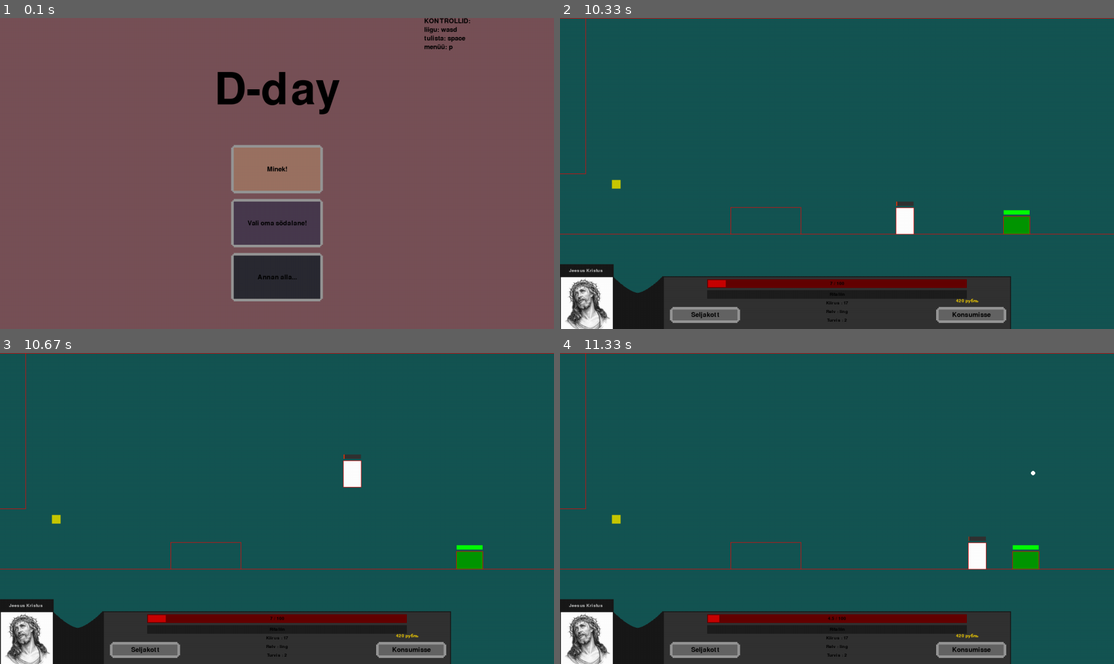
Above: before the commit, frames 1-4 (two rows, left to right).
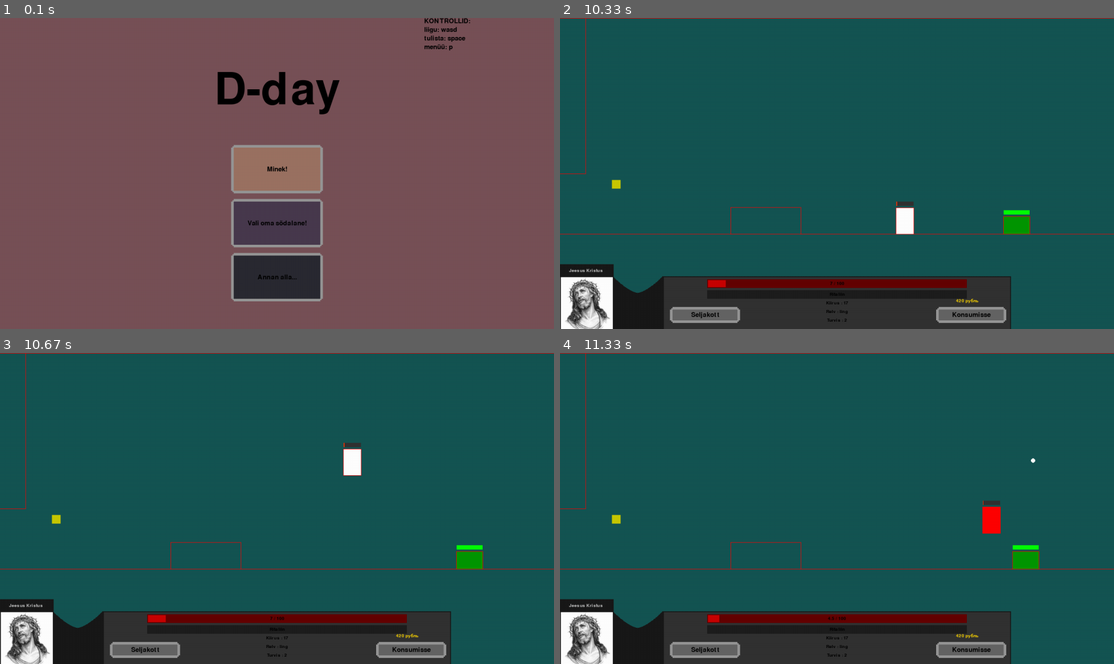
Above: after the commit, the same moments.

Repository: KarupoegPuhh/2020-projekt
Game: pygame game, started from MAIN.py
Two runs of this game, one before a commit and one after it. Both use one fixed random seed, a clock stepped at 60 frames per second and the inputs below.
Inputs (mouse positions are in pixels of both pictures, inside the frame that each line leads up to):
- Up to frame 1 (0.1 s): no input
- Up to frame 2 (10.33 s): click (814, 185) at 0.88 s; tap Space at 1.17, 9.47, 9.77, 9.97, 10.27 s; click "Seljakott" at 1.55 s; click "Viigipüksid" at 1.88 s; click "Viigipüksid" at 2.22 s; click "Ling" at 2.55 s; click (665, 245) at 2.88 s; click (903, 201) at 3.22 s; click "Sandaalid" at 4.05 s; click (1047, 291) at 4.38 s; click "Viigipüksid" at 5.28 s; click (1036, 148) at 5.62 s; click "Sandaalid" at 6.28 s; click (704, 226) at 6.62 s; click "Ling" at 7.38 s; click (715, 114) at 7.72 s; click "Jätkan!" at 9.12 s; hold A 9.4-9.87 s; hold D from 9.9 s (still down)
- Up to frame 3 (10.67 s): release D at 10.37 s; hold W from 10.4 s (still down); tap Space at 10.47 s
- Up to frame 4 (11.33 s): release W at 10.7 s; hold D 10.73-11.2 s; tap Space at 10.8, 11.1, 11.3 s; hold A from 11.23 s (still down)

Frames 1-2 are identical in both runs. In frame 3, 0.3% of the frame differs, in the area x 61-66%, y 28-44%; in frame 4, 0.7%, in the area x 73-86%, y 33-70%.

Commit message:
Hennoste fixid

Diff:
--- a/player.py
+++ b/player.py
@@ -10,14 +10,15 @@
         self.värv = Player.kangelane_värv
         self.vaatab = 1
         self.hitbox = (self.x-1, self.y-1, self.laius+2, self.pikkus+2)
-        self.jump = False
-        self.kukub = True
+        #self.jump = False
+        #self.kukub = True
         self.m = 1
         self.vel = 10
         self.velx = 0
         self.vely = 0
         self.põrandal = False
-        self.initial_vh = 10
+        self.laes = False
+        self.initial_vh = 10.5
         self.vh = 0 #hüppe vel
         self.health = 7
         self.max_health = 100
@@ -37,7 +38,6 @@
     def hit(self, vastane):
         if self.health > 0:
             self.health = round(self.health - vastane.dmg / self.armor, 2)
-            self.x -= 20
         if self.health <= 0:
             self.elus = False
 
@@ -65,18 +65,19 @@
     def põrkub(self, vastane, dt):
         #kui vastane (s) läheb sulle (t) pihta saad knockback ja kaotad elud
         if self.kb == 0 and self.y + self.pikkus > vastane.y and vastane.y + vastane.pikkus > self.y: #knockbacki ajal surematu
-            if self.x+self.laius+(self.vel*dt) >= vastane.x and self.x+self.laius < vastane.x + vastane.laius/2:
+            if self.x+self.laius >= vastane.x and self.x+self.laius < vastane.x + vastane.laius/2:
                 self.kb = 1
+                self.vh = self.initial_vh
+                self.värv = (255, 0, 0)
                 self.kontr = False
                 self.hit(vastane)
                 valu.play()
-                return vastane.vel
-            elif self.x <= vastane.x+vastane.laius+(self.vel*dt) and self.x > vastane.x+vastane.laius/2:
+                #return vastane.vel
+            elif self.x <= vastane.x+vastane.laius and self.x > vastane.x+vastane.laius/2:
                 self.kb = -1
+                self.vh = self.initial_vh
+                self.värv = (255, 0, 0)
                 self.kontr = False
                 self.hit(vastane)
                 valu.play()
-                return vastane.vel
-            else:
-                self.kb = 0
-                return self.vh
+                #return vastane.vel
--- a/vastased.py
+++ b/vastased.py
@@ -90,7 +90,7 @@
             self.tagane = False
         if self.jälitab:
             #lõpetab jälitamise
-            if abs((self.x+self.laius/2) - (Tom.x+Tom.laius/2)) >= self.nägemiskaugus or not(-30 < (self.y - Tom.y + self.pikkus - Tom.pikkus) <= 0) and not Tom.jump: #and self.seisab:
+            if abs((self.x+self.laius/2) - (Tom.x+Tom.laius/2)) >= self.nägemiskaugus or not(-30 < (self.y - Tom.y + self.pikkus - Tom.pikkus) <= 0) and Tom.põrandal: #and self.seisab:
                 self.jälitab = False
                 self.oota = 30*5
         #jälitab
